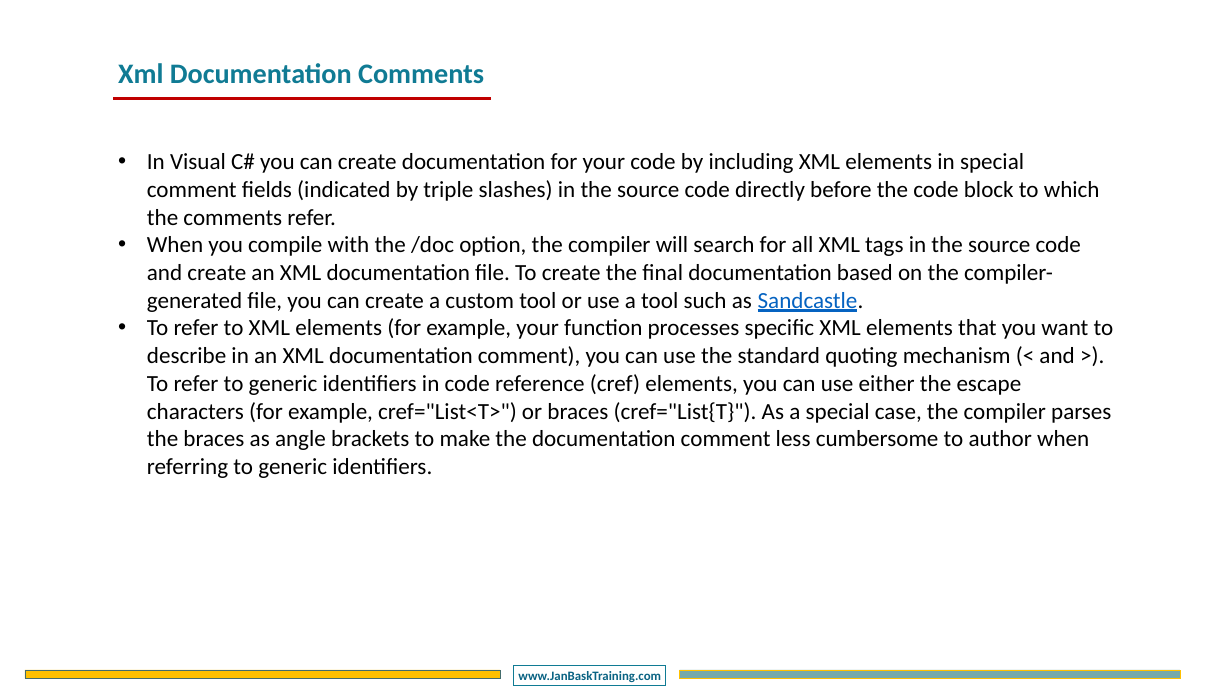
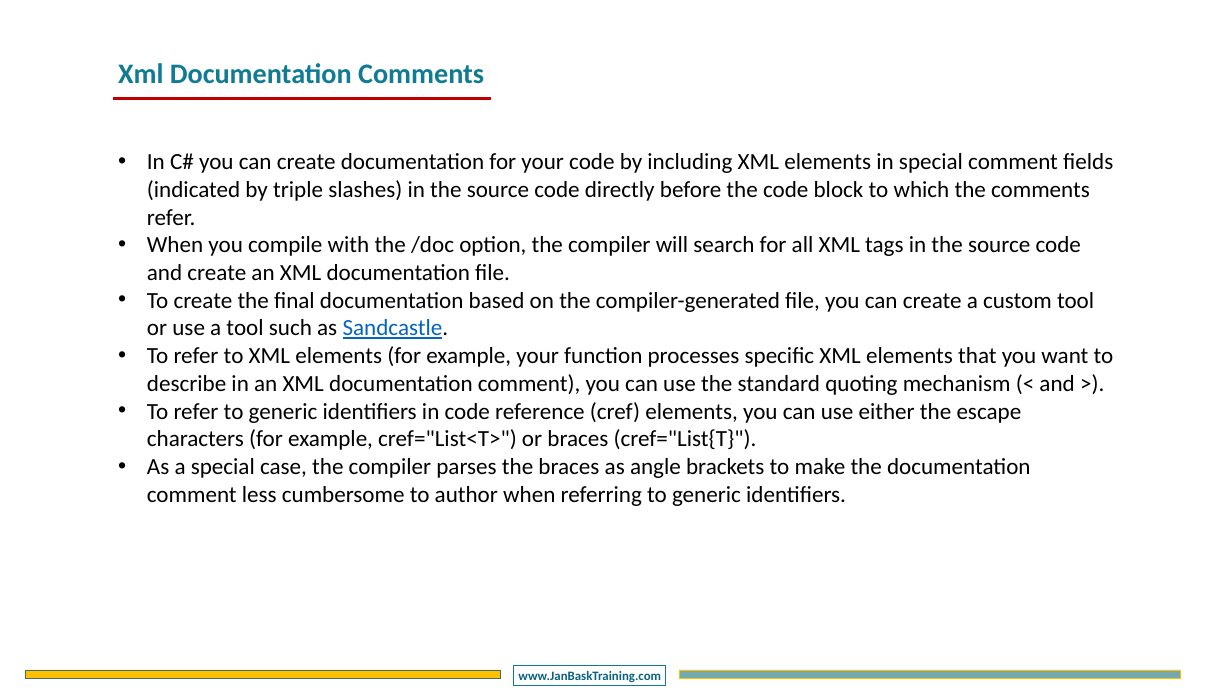
Before and after one commit to DotNetTraining/DotNetEssentials, a slide deck: slide 4 of slides/OOPC/OOPC - Chapter5.pptx (slide 5 before the commit). Drawn at 1232x693 pixels with LibreOffice and Linux fonts; fonts in the diff are those of the drawing; background and template pictures are left out. Boxes give left, top, right and bottom in pixels: in the first picture for what was removed or moved away, otherwise in the second. Text is boxed around its words. In the diff, an @@ line names an element or a change of style, - is before the commit and + after.

```diff
--- a/slides/OOPC/OOPC - Chapter5.pptx
+++ b/slides/OOPC/OOPC - Chapter5.pptx
@@ text at (147,153,1114,506): text changed @@
-• In Visual C# you can create documentation for your code by including XML elements in special comment fields (indicated by triple slashes) in the source code directly before the code block to which the comments refer.
-• When you compile with the /doc option, the compiler will search for all XML tags in the source code and create an XML documentation file. To create the final documentation based on the compiler-generated file, you can create a custom tool or use a tool such as Sandcastle.
-• To refer to XML elements (for example, your function processes specific XML elements that you want to describe in an XML documentation comment), you can use the standard quoting mechanism (< and >). To refer to generic identifiers in code reference (cref) elements, you can use either the escape characters (for example, cref="List<T>") or braces (cref="List{T}"). As a special case, the compiler parses the braces as angle brackets to make the documentation comment less cumbersome to author when referring to generic identifiers.
+• In C# you can create documentation for your code by including XML elements in special comment fields (indicated by triple slashes) in the source code directly before the code block to which the comments refer.
+• When you compile with the /doc option, the compiler will search for all XML tags in the source code and create an XML documentation file.
+• To create the final documentation based on the compiler-generated file, you can create a custom tool or use a tool such as Sandcastle.
+• To refer to XML elements (for example, your function processes specific XML elements that you want to describe in an XML documentation comment), you can use the standard quoting mechanism (< and >).
+• To refer to generic identifiers in code reference (cref) elements, you can use either the escape characters (for example, cref="List<T>") or braces (cref="List{T}").
+• As a special case, the compiler parses the braces as angle brackets to make the documentation comment less cumbersome to author when referring to generic identifiers.
```
Also in this commit, not shown: 1 other slide changed, 2 slides removed, 7 other files.
